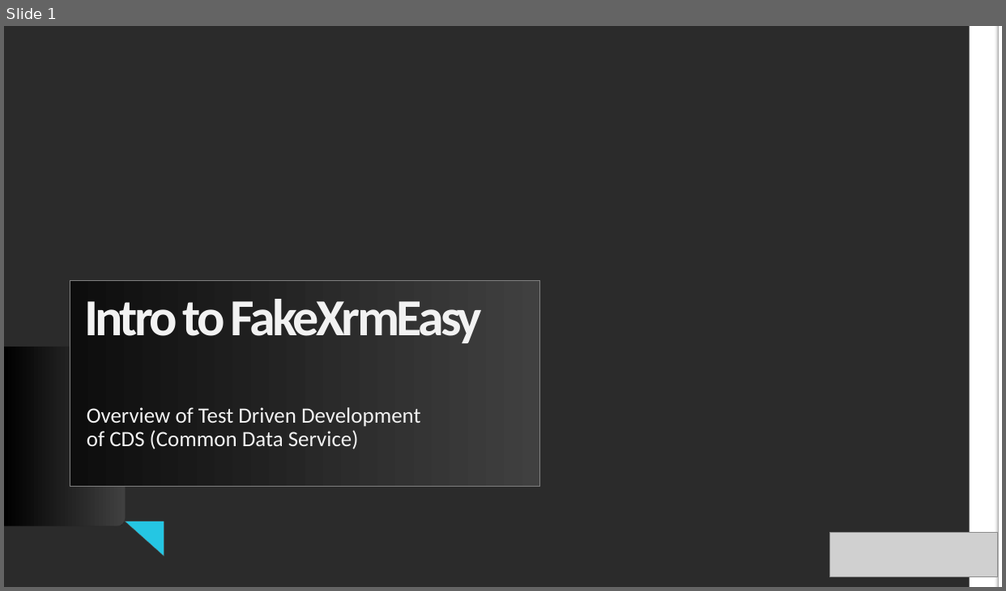
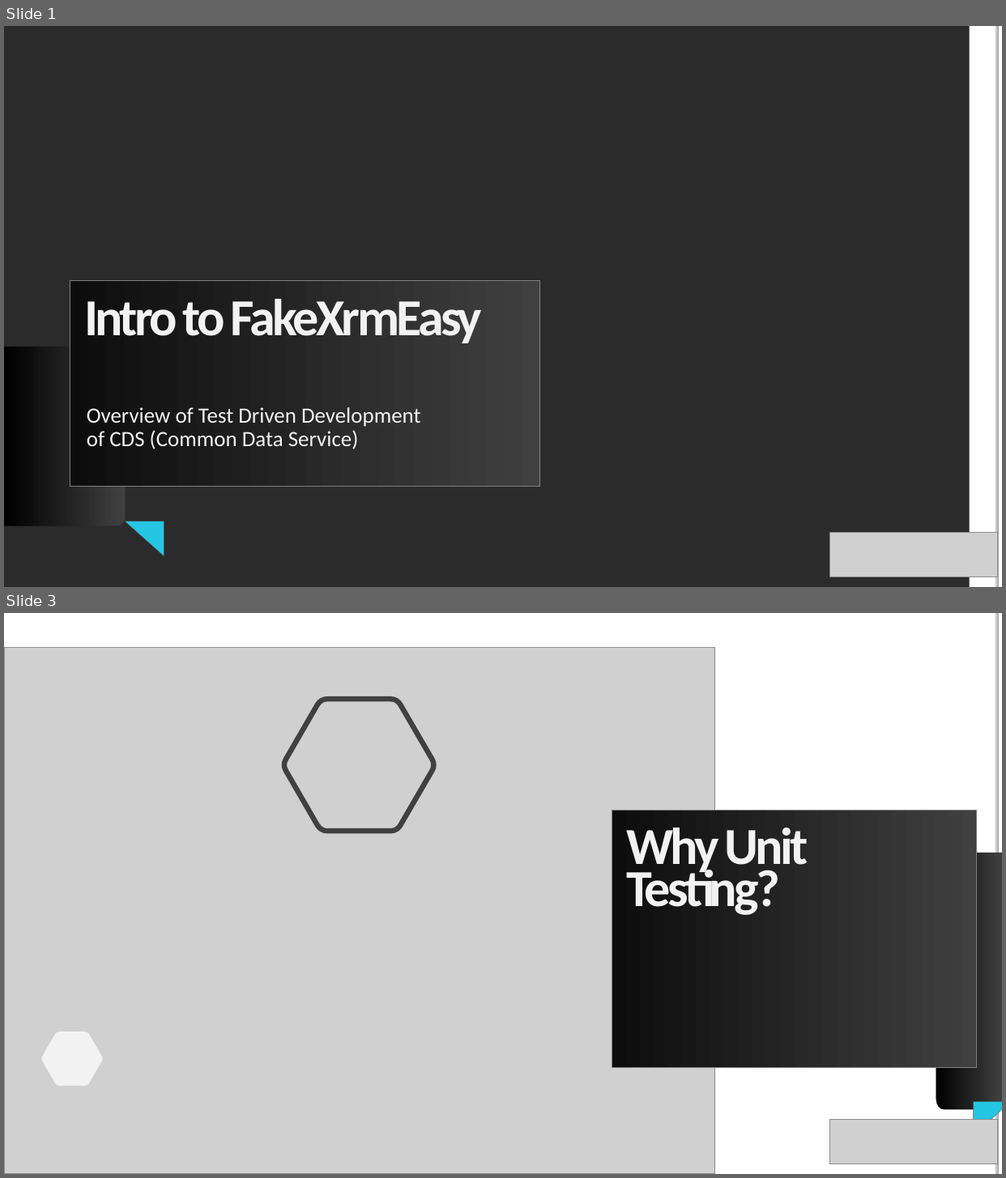
Before and after one commit to DynamicsValue/malaysia-bizappug-intro-to-fake-xrm-easy, a slide deck: Slides.pptx. Shown one above the other, each under a label of ours: slide 1 before the commit, slides 1 and 3 after it; the slides between them are not shown. The pictures are 1006x591 and 1006x1178 pixels, drawn with LibreOffice and Linux fonts; fonts in the diff are those of the drawing; grey boxes stand for pictures; background and template pictures are left out; a plain dark background stands for a picture behind light text. Boxes give left, top, right and bottom in pixels: in the first picture for what was removed or moved away, otherwise in the second. Text is boxed around its words. In the diff, an @@ line names an element or a change of style, - is before the commit and + after.

```diff
--- a/Slides.pptx
+++ b/Slides.pptx
@@ slide 3 added at bbox=[4, 613, 1002, 1174], background #FFFFFF; not listed: 2 template elements that a slide beside it also shows @@
@@ picture added at bbox=[4, 648, 715, 1174] @@
@@ freeform shape added at bbox=[284, 699, 434, 831], outline #404040 4.99 pt @@
@@ rectangle added at bbox=[612, 810, 978, 1067], fill gradient #404040 to #0D0D0D, outline #808080 0.75 pt, 50 pt, text #F2F2F2, bold @@
+Why Unit Testing?
@@ freeform shape added at bbox=[936, 853, 1002, 1110], fill gradient #000000 to #404040, outline #262626 0.26 pt @@
@@ freeform shape added at bbox=[41, 1033, 103, 1086], fill #F2F2F2 @@
@@ picture added at bbox=[829, 1120, 997, 1165] @@
@@ triangle added at bbox=[974, 1102, 1002, 1136], fill #25C6E3, outline #595959 0.26 pt @@
```
Also in this commit, not shown: 1 slide changed, 8 other slides added, 7 slides removed, 1 other file.
